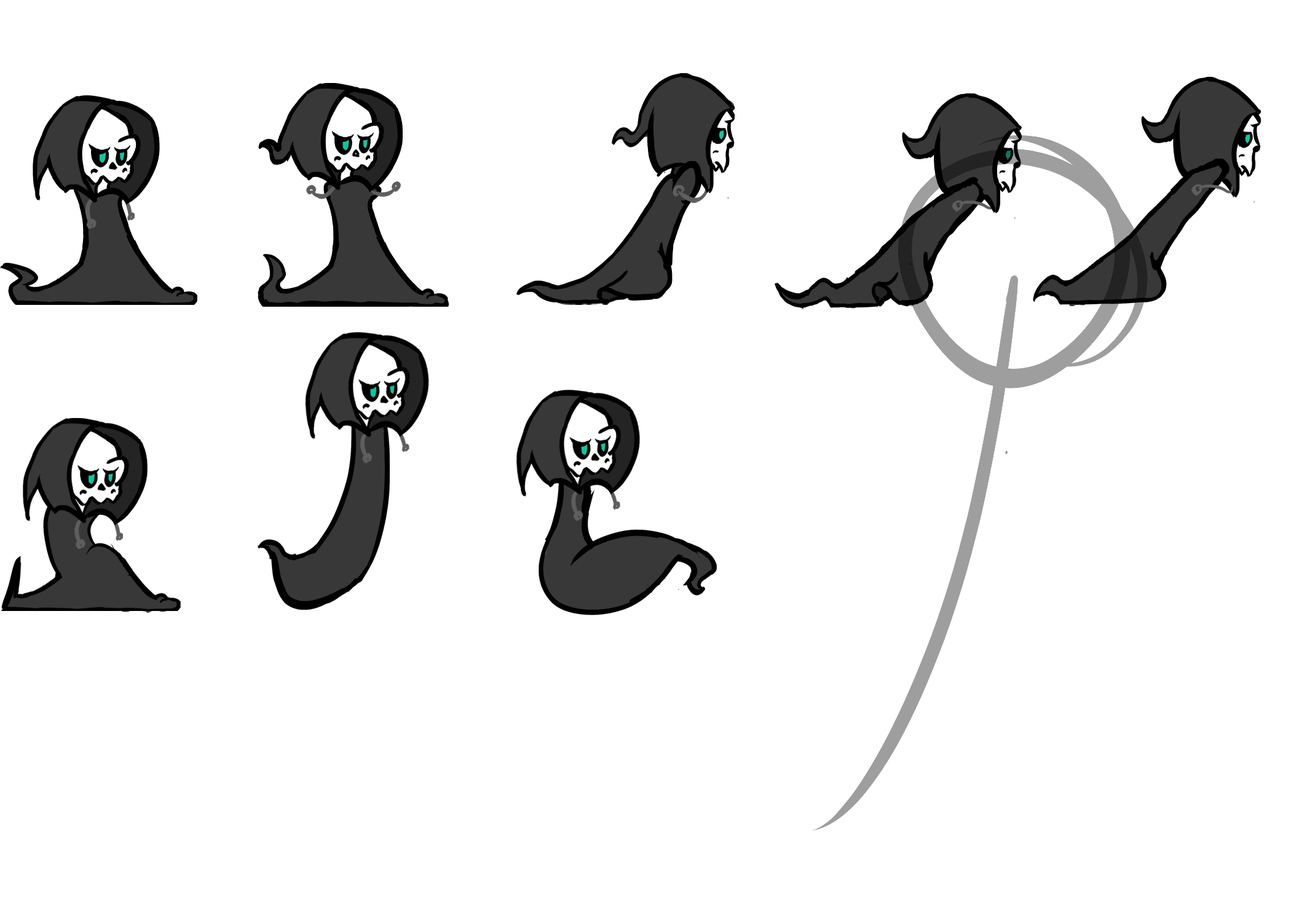
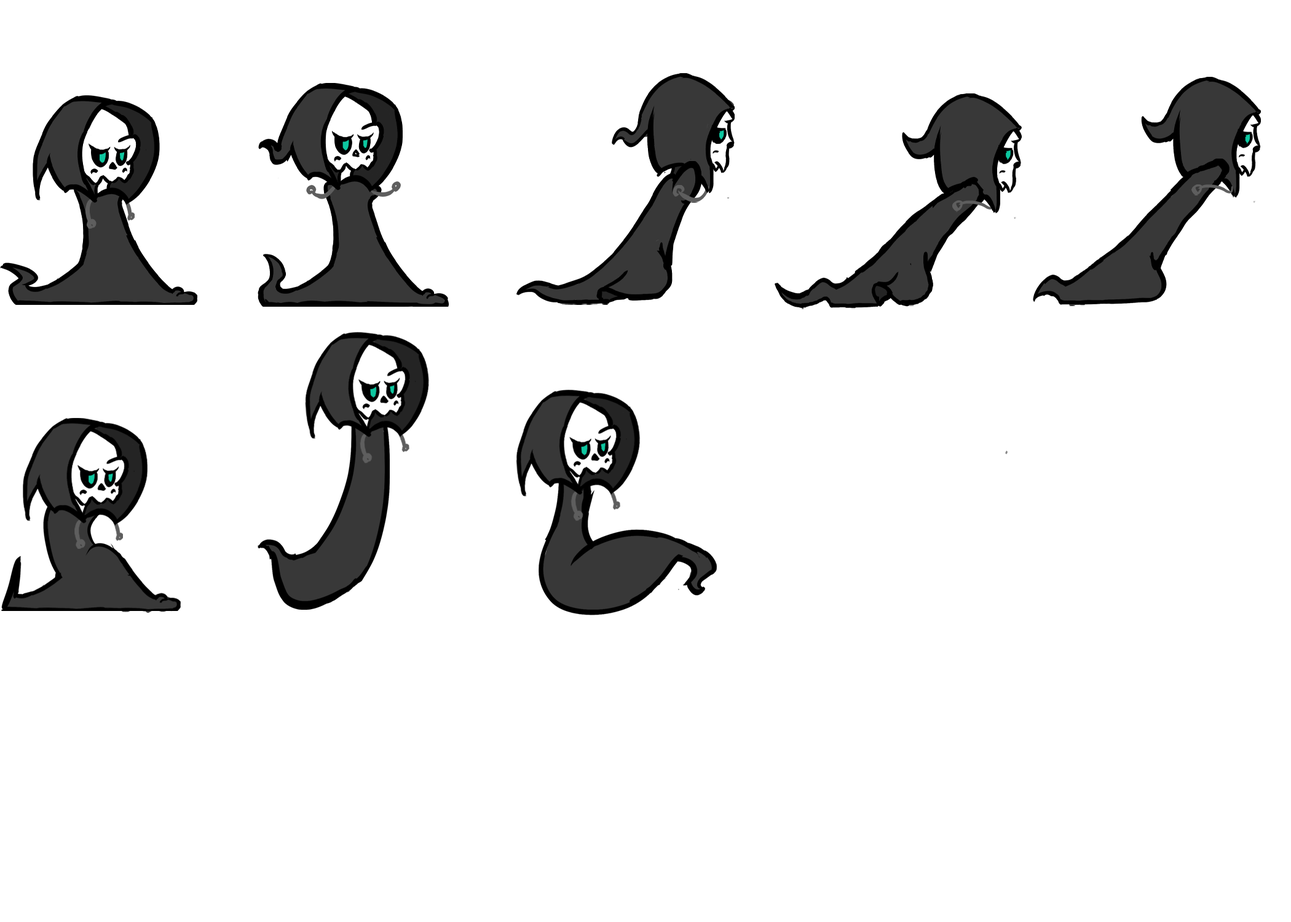
Layered file, before and after one edit (1291 × 922). Changes by layer:
hid "Calque 49" over [813, 135, 1149, 831]
